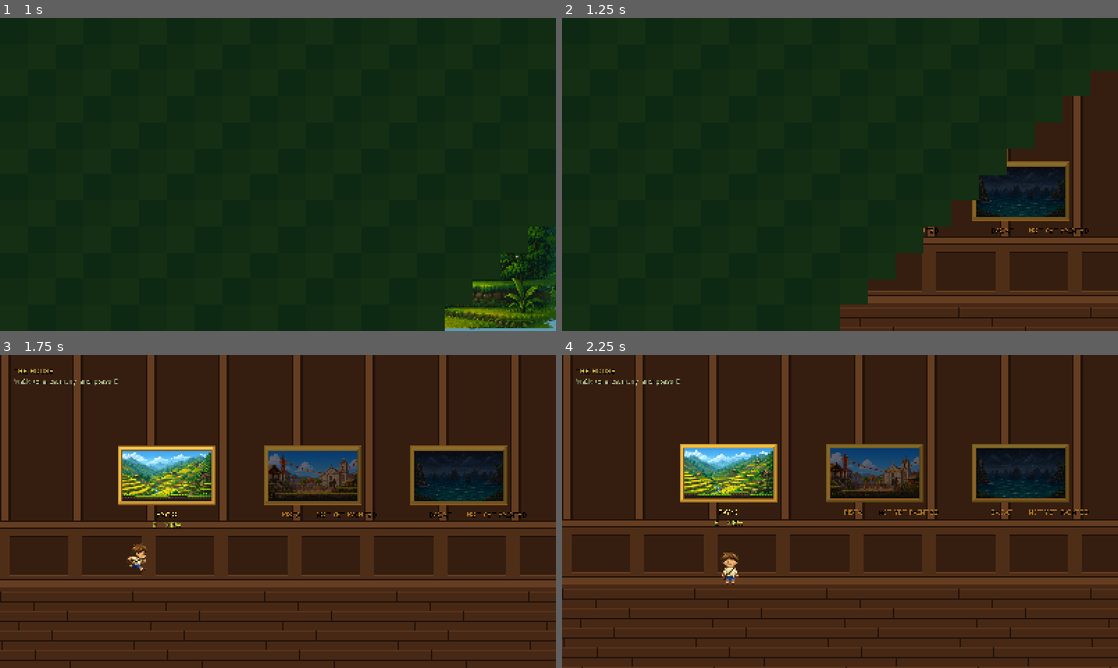
Above: before the commit, frames 1-4 (two rows, left to right).
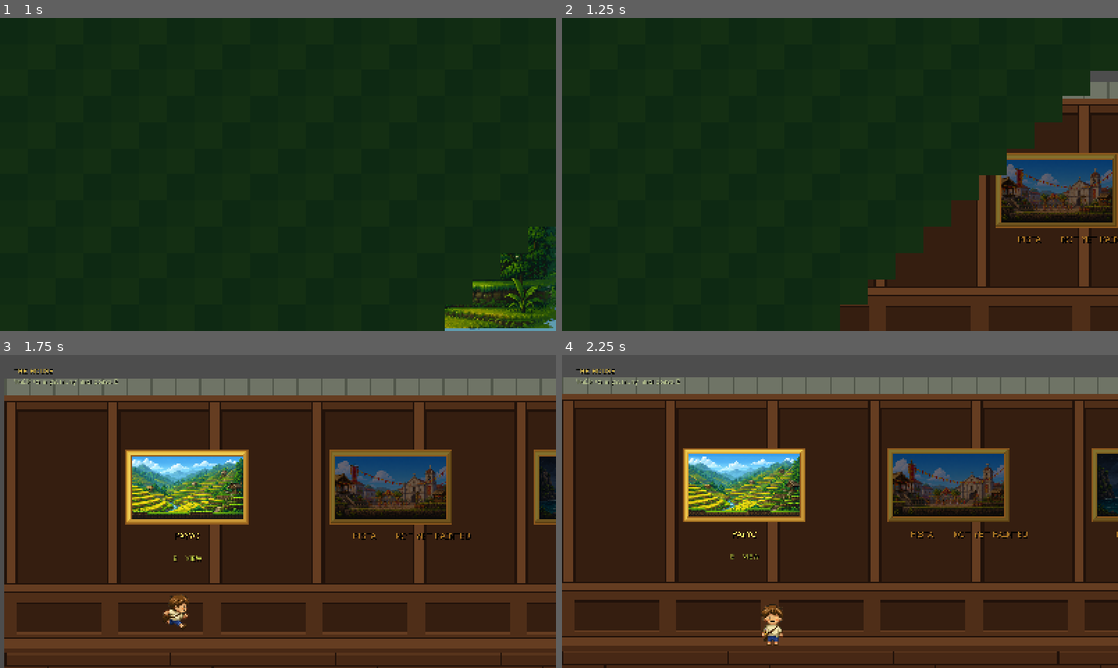
Above: after the commit, the same moments.

Repository: hyuuuan/OBRA
Game: Godot game, scene res://ui/main_menu.tscn
Two runs of this game, one before a commit and one after it. Both use one fixed random seed, a clock stepped at 60 frames per second and the inputs below.
Inputs (mouse positions are in pixels of both pictures, inside the frame that each line leads up to):
- Up to frame 1 (1 s): click "PLAY" at 0.5 s
- Up to frame 2 (1.25 s): no input
- Up to frame 3 (1.75 s): tap E (interact) at 1.25 s; move the mouse to (400, 495) at 1.27 s; hold D (move_right) from 1.28 s (still down); hold E (interact) from 1.28 s (still down); click (400, 495) at 1.42 s; tap Space (jump) at 1.52 s
- Up to frame 4 (2.25 s): tap Space (jump) at 1.82 s; release D (move_right) at 2 s; release E (interact) at 2 s; drag from (728, 527) to (873, 473) at 2.02 s

Frame 1 is identical in both runs. In frame 2, 10% of the frame differs, in the area x 50-100%, y 16-100%; in frame 3, 53%, in the area x 0-100%, y 0-100%; in frame 4, 51%.

Commit message:
Bring the camera into the room, and size the room to it
The apo was too small and the floor was too big, and both came from the house being built
at the scale of a LEVEL. The ceiling sat four hundred pixels above the pictures and the
boards ran four hundred below them, so two thirds of the screen was empty wall and bare
floor and the character crossed it like an ant.

The levels get away with that because there is terrain and sky doing the work; here the
subject is a person and five pictures. So the camera comes in to 1.25 and the room is
sized to what one screen holds -- ceiling at the top of frame, pictures at eye height, and
the floor as a strip along the bottom, which is roughly the ground-to-air ratio the levels
have and is what "the same feeling" means.

The camera is held inside the room BY HAND rather than with Camera2D's own limits. Those
are in screen pixels and know nothing about zoom, so with them set to the room width the
view slid straight past the end of the wall at anything other than 1:1.

The wall got wider on the way. At a 400px pitch the gap between two frames was 120px and
there is a window to go in it, so the pitch is 470 -- which is the kind of thing that is
invisible in code and the first thing you see in a frame.

Diff:
--- a/game/scripts/hub.gd
+++ b/game/scripts/hub.gd
@@ -32,6 +32,11 @@
 ## Where the apo comes in: in front of the first painting rather than at the end of the
 ## wall, so the first thing on screen is a picture and not an empty corner.
 const SPAWN_X := 300.0
+## How far in the camera sits. Chosen so one screen holds the ceiling, the pictures at eye
+## height and a strip of floor -- roughly the ground-to-air ratio the levels have.
+const ZOOM := 1.25
+## Where the eye rests: between the pictures and the floor, not on the apo's head.
+const EYE_Y := 250.0
 
 var _room: Node2D
 var _player: Node2D
@@ -74,12 +79,15 @@
 
 	_camera = Camera2D.new()
 	_camera.name = "Camera"
+	# CLOSER THAN THE LEVELS, because a room is closer than a valley. At 1:1 the apo was a
+	# ninety-six pixel figure against a wall two and a half thousand wide and read as an ant
+	# in a hall; the levels get away with that scale because there is terrain and sky doing
+	# the work. Here the subject is the person and the pictures, so the camera comes in.
+	_camera.zoom = Vector2(ZOOM, ZOOM)
 	# Vertically pinned. The room is one storey and the floor never moves, so a camera that
 	# follows the apo up and down would sway the whole wall every time they jumped.
 	_camera.position_smoothing_enabled = true
 	_camera.position_smoothing_speed = 6.0
-	_camera.limit_left = 0
-	_camera.limit_right = int(_room.get("room_width"))
 	add_child(_camera)
 	_camera.make_current()
 
@@ -141,14 +149,20 @@
 func _process(_delta: float) -> void:
 	if _player == null or not is_instance_valid(_player):
 		return
-	_camera.global_position = Vector2(_player.global_position.x, _room.call("ground_y") - 210.0)
+	# Held inside the room by hand rather than with the camera's own limits, which are in
+	# screen pixels and so do not know about the zoom -- with limits set to the room width the
+	# view slid past the end of the wall at anything other than 1:1.
+	var half := get_viewport_rect().size.x / (2.0 * ZOOM)
+	var span := float(_room.get("room_width"))
+	_camera.global_position = Vector2(
+		clampf(_player.global_position.x, half, maxf(half, span - half)), EYE_Y)
 	_near = _nearest_painting()
 	_prompt.visible = _near != null
 	if _near == null:
 		return
 	# Placed under the plate, in screen space, so it reads with the picture it belongs to.
 	var canvas := get_viewport().get_canvas_transform()
-	var at := canvas * (_near.global_position + Vector2(0.0, 128.0))
+	var at := canvas * (_near.global_position + Vector2(0.0, 152.0))
 	_prompt.position = at - Vector2(_prompt.size.x * 0.5, 0.0)
 
 
--- a/game/scripts/hub_room.gd
+++ b/game/scripts/hub_room.gd
@@ -17,15 +17,28 @@
 const PIXEL := 4.0
 
 ## How long the wall is and where the floor sits under it.
-@export var room_width: float = 2560.0
-@export var floor_y: float = 620.0
+##
+## THE ROOM IS A ROOM, NOT A HALL. The first cut put the ceiling four hundred pixels above
+## the pictures and gave the floor four hundred below them, so two thirds of the screen was
+## empty wall and bare boards and the apo crossed it like an ant. Everything here is now
+## sized to what a camera at 1.25 shows at once: ceiling at the top of frame, pictures at
+## eye height, and the floor a strip along the bottom -- the same proportion of ground to
+## air the levels have.
+@export var room_width: float = 2700.0
+@export var ceiling_y: float = -60.0
+@export var floor_y: float = 560.0
+## How deep the floorboards run before the frame ends.
+@export var floor_depth: float = 150.0
 ## How far up the wall the wainscot panelling reaches.
-@export var wainscot_height: float = 190.0
+@export var wainscot_height: float = 150.0
 ## Where the paintings hang, measured to their middle.
-@export var painting_y: float = 300.0
+@export var painting_y: float = 190.0
 ## The first painting's centre, and the gap to the next.
-@export var first_painting_x: float = 480.0
-@export var painting_gap: float = 420.0
+@export var first_painting_x: float = 420.0
+## Wide enough that a shutter fits between two pictures. At 400 the gap between frames was
+## 120px and the window was 164 -- it hung across the corner of the Dagat painting, which is
+## the sort of thing that only shows up when you look at the room.
+@export var painting_gap: float = 470.0
 
 ## Hardwood, in four tones. Narra darkens with age and these are all one hue apart on
 ## purpose -- a wall of contrasting browns reads as a woodpile rather than as joinery.
@@ -65,10 +78,17 @@
 
 
 func _draw_wall() -> void:
-	draw_rect(Rect2(0.0, -400.0, room_width, floor_y + 400.0), WALL)
-	# A ceiling line, so the wall has a top rather than running off into nothing.
-	draw_rect(Rect2(0.0, -400.0, room_width, 24.0), WALL_EDGE)
-	draw_rect(Rect2(0.0, -376.0, room_width, 8.0), WALL_LIT)
+	draw_rect(Rect2(0.0, ceiling_y, room_width, floor_y - ceiling_y), WALL)
+	# The pressed-tin ceiling of the reference photo: a pale band above the picture rail,
+	# ruled into panels. It is what makes the room read as a storey rather than as a
+	# backdrop, and it is what the chandeliers hang from.
+	draw_rect(Rect2(0.0, ceiling_y, room_width, 40.0), Color(0.435, 0.455, 0.400, 1.0))
+	var rib := 0.0
+	while rib < room_width:
+		draw_rect(Rect2(rib, ceiling_y, PIXEL, 40.0), Color(0.318, 0.337, 0.290, 1.0))
+		rib += 56.0
+	draw_rect(Rect2(0.0, ceiling_y + 40.0, room_width, 12.0), WALL_LIT)
+	draw_rect(Rect2(0.0, ceiling_y + 52.0, room_width, PIXEL), WALL_EDGE)
 
 
 ## The tall panelled bays the pictures hang between. One bay per gap between paintings,
@@ -80,11 +100,13 @@
 	while x < room_width:
 		var width := painting_gap * 0.5
 		# The stile: the raised upright between two panels, lit down its left edge.
-		draw_rect(Rect2(x, -368.0, stile, floor_y + 368.0), WALL_LIT)
-		draw_rect(Rect2(x, -368.0, PIXEL, floor_y + 368.0), WALL_EDGE)
-		draw_rect(Rect2(x + stile - PIXEL, -368.0, PIXEL, floor_y + 368.0), WALL_EDGE)
+		var top := ceiling_y + 56.0
+		draw_rect(Rect2(x, top, stile, floor_y - top), WALL_LIT)
+		draw_rect(Rect2(x, top, PIXEL, floor_y - top), WALL_EDGE)
+		draw_rect(Rect2(x + stile - PIXEL, top, PIXEL, floor_y - top), WALL_EDGE)
 		# The panel between stiles, sunk a shade darker.
-		var panel := Rect2(x + stile, -344.0, maxf(0.0, width - stile), floor_y + 320.0)
+		var panel := Rect2(x + stile, top + 16.0, maxf(0.0, width - stile),
+			floor_y - top - 16.0)
 		if panel.size.x > 0.0:
 			draw_rect(panel, WALL_DARK)
 			draw_rect(Rect2(panel.position, Vector2(panel.size.x, PIXEL)), WALL_EDGE)
@@ -119,10 +141,10 @@
 ## perspective: this is a side-on game and a receding floor would fight the flatness of
 ## everything else in it.
 func _draw_floor() -> void:
-	draw_rect(Rect2(0.0, floor_y, room_width, 400.0), FLOOR)
+	draw_rect(Rect2(0.0, floor_y, room_width, floor_depth), FLOOR)
 	var y := floor_y + 12.0
 	var band := 0
-	while y < floor_y + 400.0:
+	while y < floor_y + floor_depth:
 		draw_rect(Rect2(0.0, y, room_width, PIXEL), FLOOR_LIT if band % 2 == 0 else WALL_EDGE)
 		y += 28.0
 		band += 1
@@ -131,7 +153,7 @@
 	# is what a first pass at this looked like.
 	var y2 := floor_y + 12.0
 	var course := 0
-	while y2 < floor_y + 400.0:
+	while y2 < floor_y + floor_depth:
 		var x := float((course * 97) % 240)
 		while x < room_width:
 			draw_rect(Rect2(x, y2, PIXEL, 28.0), WALL_EDGE)
